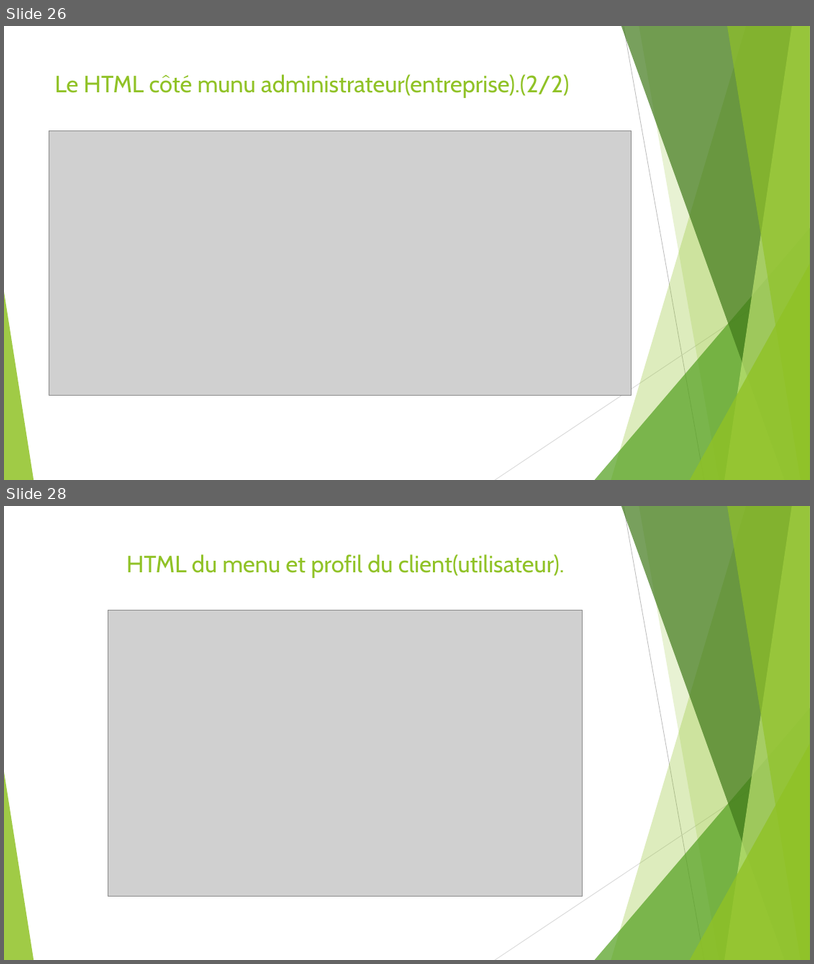
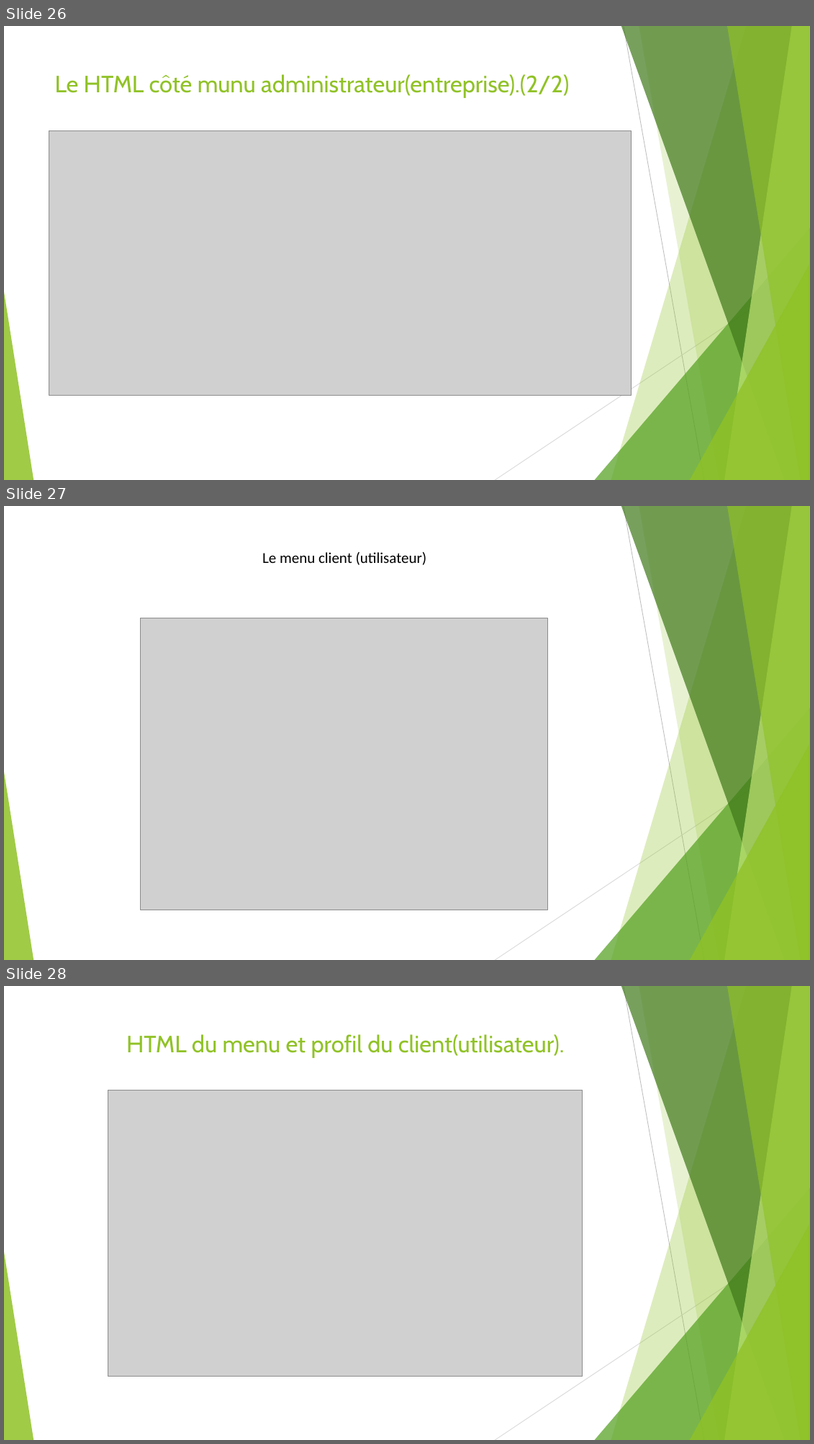
Before and after one commit to Kevin200122/DWWM, a slide deck: DossierProjetStage/DossierProjetBonus.odp. Shown one above the other, each under a label of ours: slides 26 and 28 before the commit, slides 26, 27 and 28 after it; the slides between them are not shown. The pictures are 814x964 and 814x1444 pixels, drawn with LibreOffice and Linux fonts; fonts in the diff are those of the drawing; grey boxes stand for pictures. Boxes give left, top, right and bottom in pixels: in the first picture for what was removed or moved away, otherwise in the second. Text is boxed around its words. In the diff, an @@ line names an element or a change of style, - is before the commit and + after.

```diff
--- a/DossierProjetStage/DossierProjetBonus.odp
+++ b/DossierProjetStage/DossierProjetBonus.odp
@@ slide 27 added at [4,506,810,960], background #FFFFFF; not listed: 10 template elements that a slide beside it also shows @@
@@ text added at [262,552,427,565], 18 pt, text #000000 @@
+Le menu client (utilisateur)
@@ picture added at [141,618,548,910] @@
```
Also in this commit, not shown: 4 slides changed, 5 other slides added, 3 slides removed, 6 other files.
